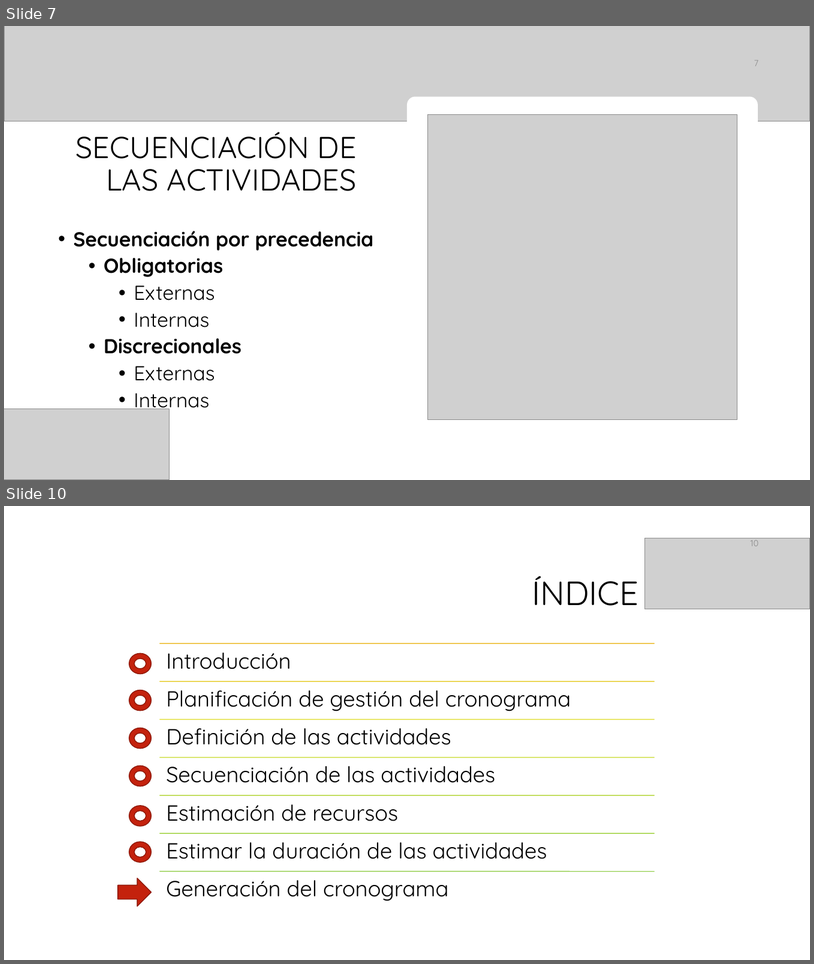
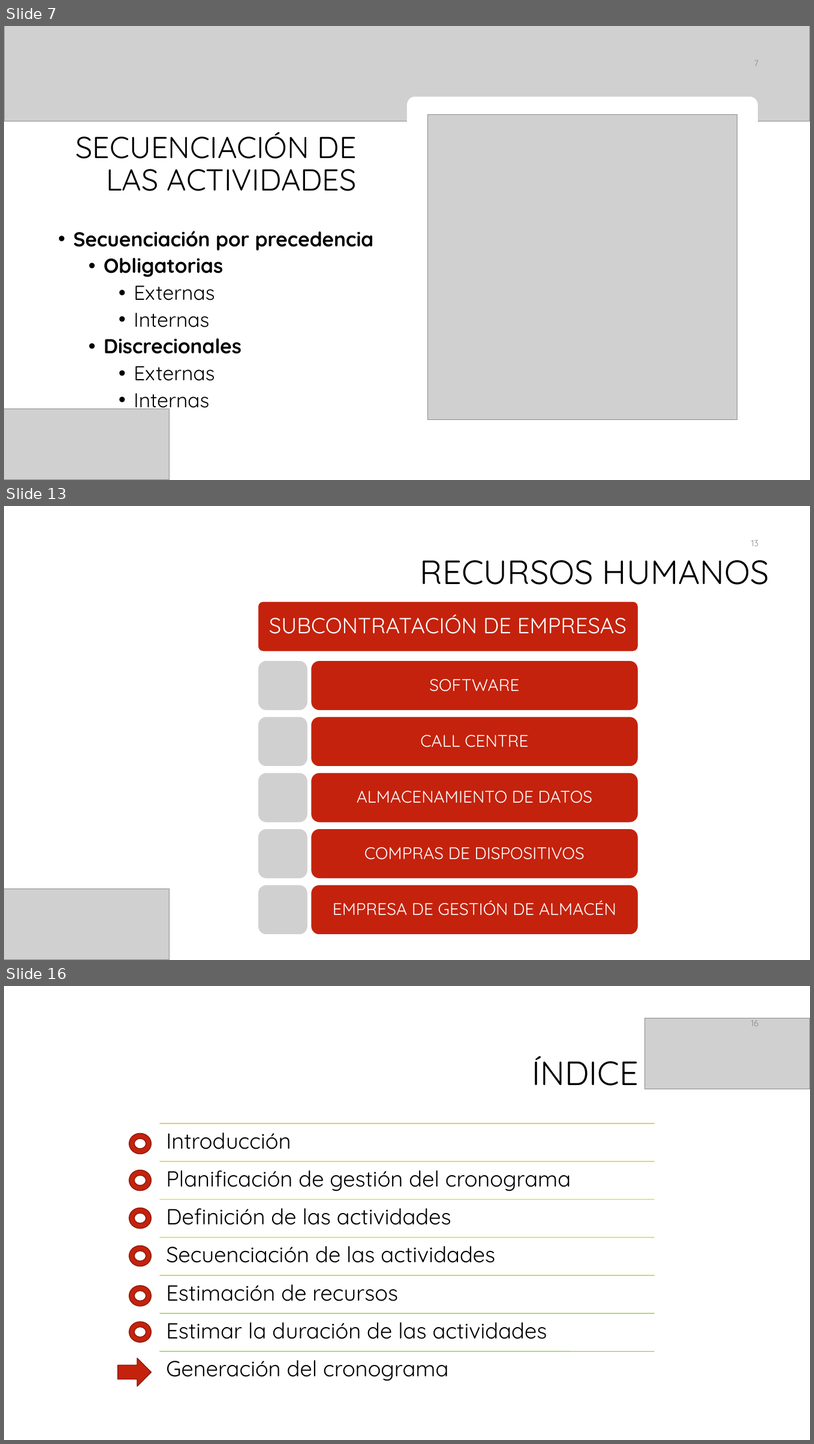
Before and after one commit to galledohm/Gestion_Proyectos, a slide deck: Documentos_generados/2.Gestion del tiempo/Presentación2.pptx. Shown one above the other, each under a label of ours: slides 7 and 10 before the commit, slides 7, 13 and 16 after it; the slides between them are not shown. The pictures are 814x964 and 814x1444 pixels, drawn with LibreOffice and Linux fonts; fonts in the diff are those of the drawing; grey boxes stand for pictures; background and template pictures are left out. Boxes give left, top, right and bottom in pixels: in the first picture for what was removed or moved away, otherwise in the second. Text is boxed around its words. In the diff, an @@ line names an element or a change of style, - is before the commit and + after.

Commit message:
Añado recursos a la presentacion2

```diff
--- a/Documentos_generados/2.Gestion del tiempo/Presentación2.pptx
+++ b/Documentos_generados/2.Gestion del tiempo/Presentación2.pptx
@@ slide 13 added at <box>4,506,810,960</box>, background #FFFFFF @@
@@ page number added at <box>752,540,759,546</box>, 10.5 pt, text #8C8C8C @@
+13
@@ title added at <box>420,560,770,585</box>, 40 pt, text #000000 @@
+RECURSOS HUMANOS
@@ picture added at <box>4,889,170,960</box> @@
@@ group added at <box>258,601,639,935</box>: 6 rounded rectangles, 6 texts, 5 pictures @@
+SUBCONTRATACIÓN DE EMPRESAS
+SOFTWARE
+CALL CENTRE
+ALMACENAMIENTO DE DATOS
+COMPRAS DE DISPOSITIVOS
+EMPRESA DE GESTIÓN DE ALMACÉN
@@ what was slide 10 is now slide 16 @@
@@ page number at <box>752,1018,759,1026</box>: text changed @@
-10
+16
```
Also in this commit, not shown: 5 slides changed, 5 other slides added.
